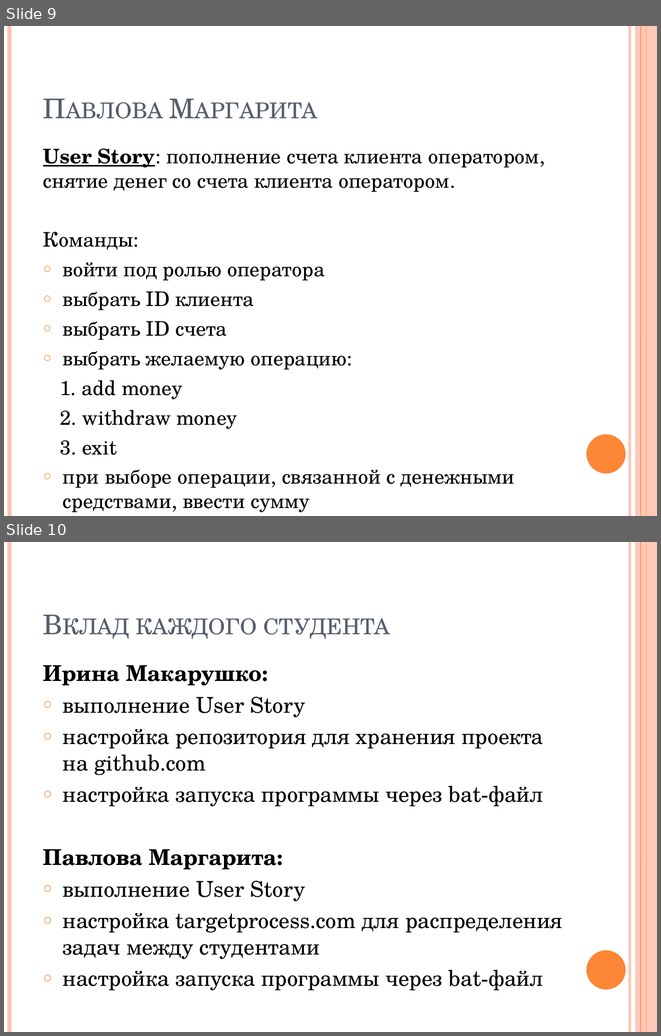
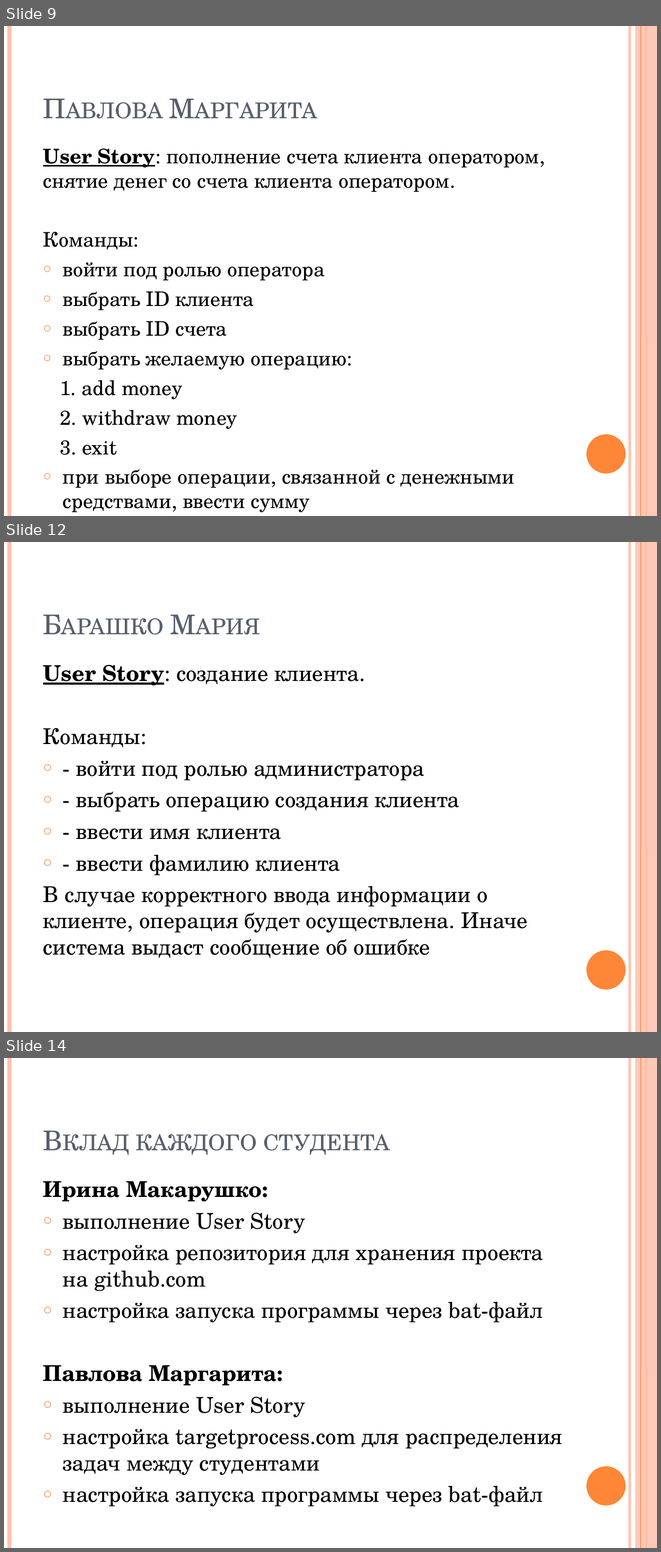
Before and after one commit to IrinaMakarushko/BankSystem, a slide deck: Спецкурс. Презентация.pptx. Shown one above the other, each under a label of ours: slides 9 and 10 before the commit, slides 9, 12 and 14 after it; the slides between them are not shown. The pictures are 661x1036 and 661x1552 pixels, drawn with LibreOffice and Linux fonts; fonts in the diff are those of the drawing. Boxes give left, top, right and bottom in pixels: in the first picture for what was removed or moved away, otherwise in the second. Text is boxed around its words. In the diff, an @@ line names an element or a change of style, - is before the commit and + after.

```diff
--- a/Спецкурс. Презентация.pptx
+++ b/Спецкурс. Презентация.pptx
@@ slide 12 added at <box>4,542,657,1032</box>, background #FFFFFF; not listed: 6 template elements that a slide beside it also shows @@
@@ title added at <box>37,562,570,643</box>, 30 pt, text #575F6D, small capitals @@
+Барашко Мария
@@ text added at <box>43,664,528,958</box>, 24 pt, text #000000 @@
+User Story: создание клиента.
+Команды:
+○ - войти под ролью администратора
+○ - выбрать операцию создания клиента
+○ - ввести имя клиента
+○ - ввести фамилию клиента
+В случае корректного ввода информации о клиенте, операция будет осуществлена. Иначе система выдаст сообщение об ошибке
@@ what was slide 10 is now slide 14 @@
```
Also in this commit, not shown: 4 other slides added.
